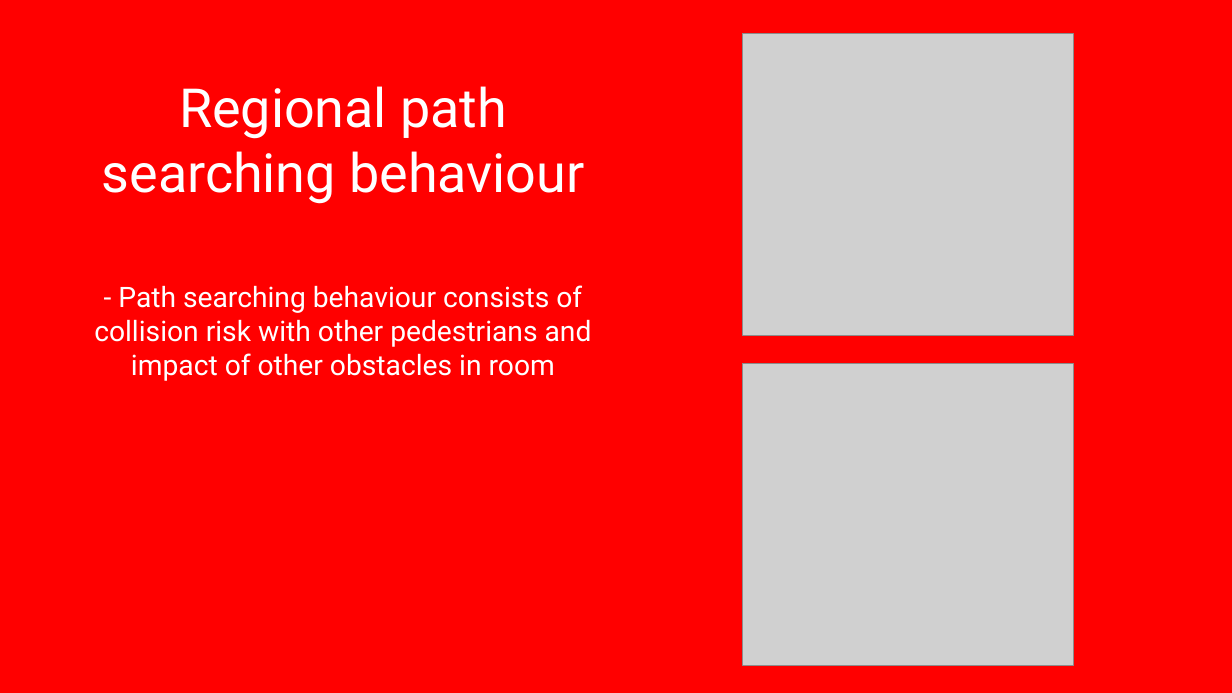
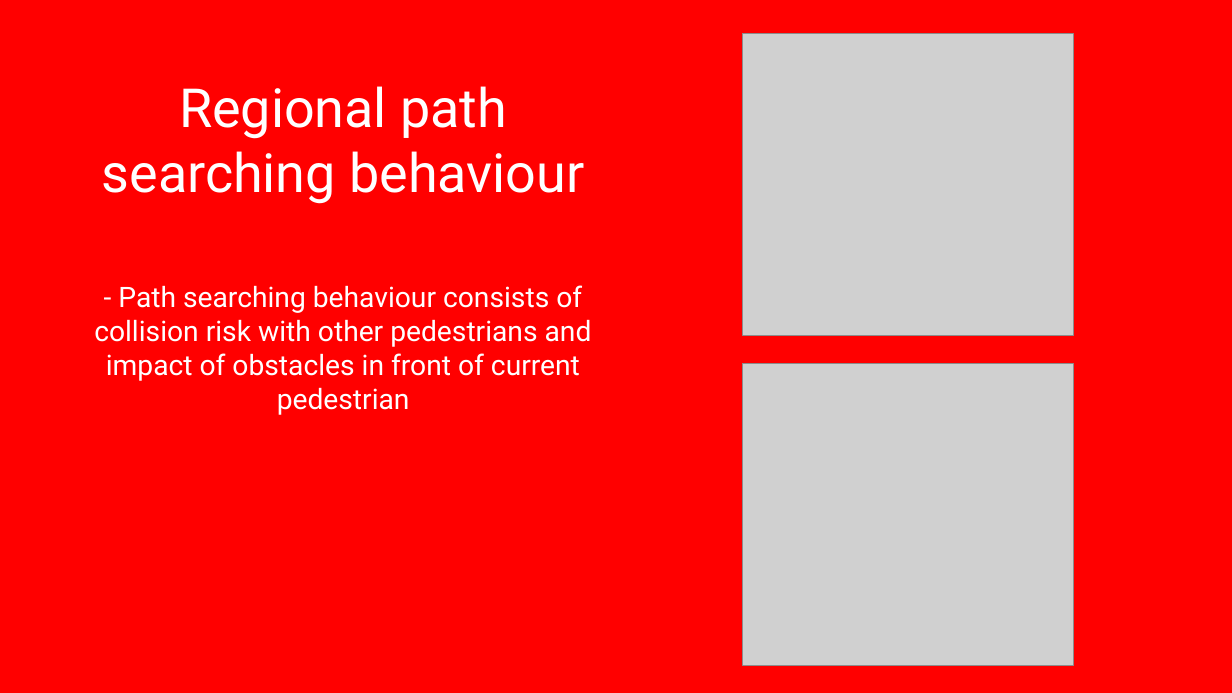
Before and after one commit to Blarc/crowd-evacuation, a slide deck: slide 6 of presentation/Crowd_simulation_sv.pptx. Drawn at 1232x693 pixels with LibreOffice and Linux fonts; fonts in the diff are those of the drawing; grey boxes stand for pictures; background and template pictures are left out. Boxes give left, top, right and bottom in pixels: in the first picture for what was removed or moved away, otherwise in the second. Text is boxed around its words. In the diff, an @@ line names an element or a change of style, - is before the commit and + after.

```diff
--- a/presentation/Crowd_simulation_sv.pptx
+++ b/presentation/Crowd_simulation_sv.pptx
@@ text at bbox=[94, 285, 592, 415]: text changed @@
-- Path searching behaviour consists of collision risk with other pedestrians and impact of other obstacles in room
+- Path searching behaviour consists of collision risk with other pedestrians and impact of obstacles in front of current pedestrian
```
Also in this commit, not shown: 5 other slides changed, 1 other file.
